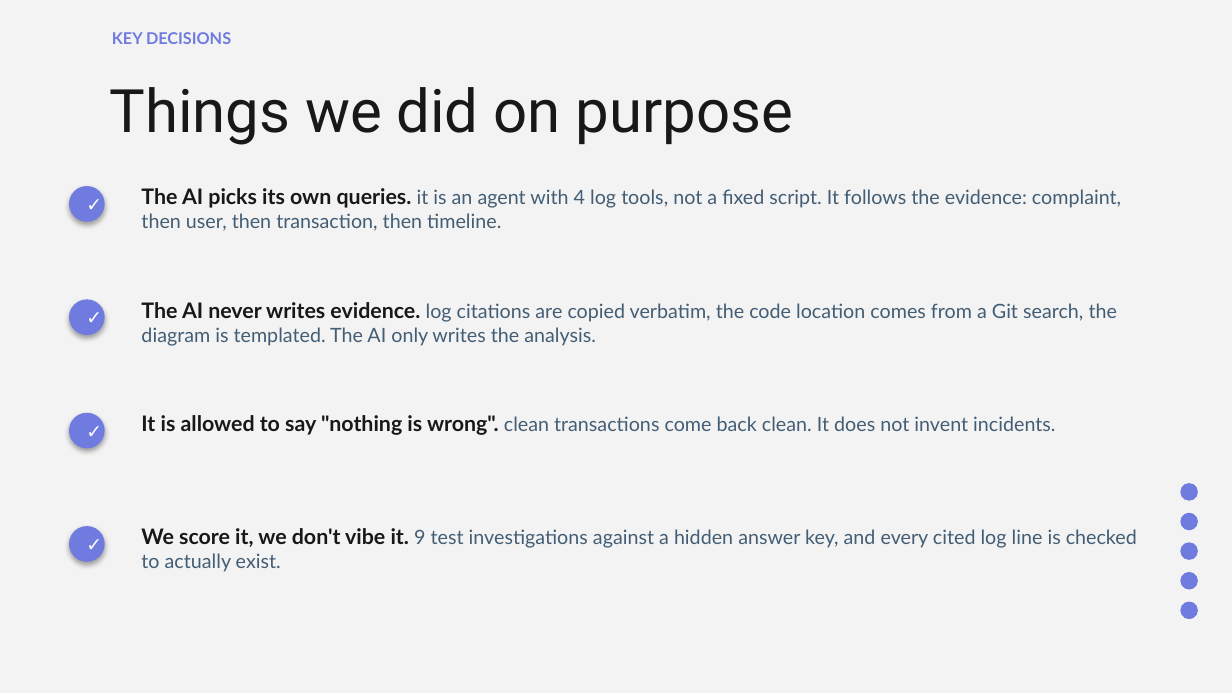
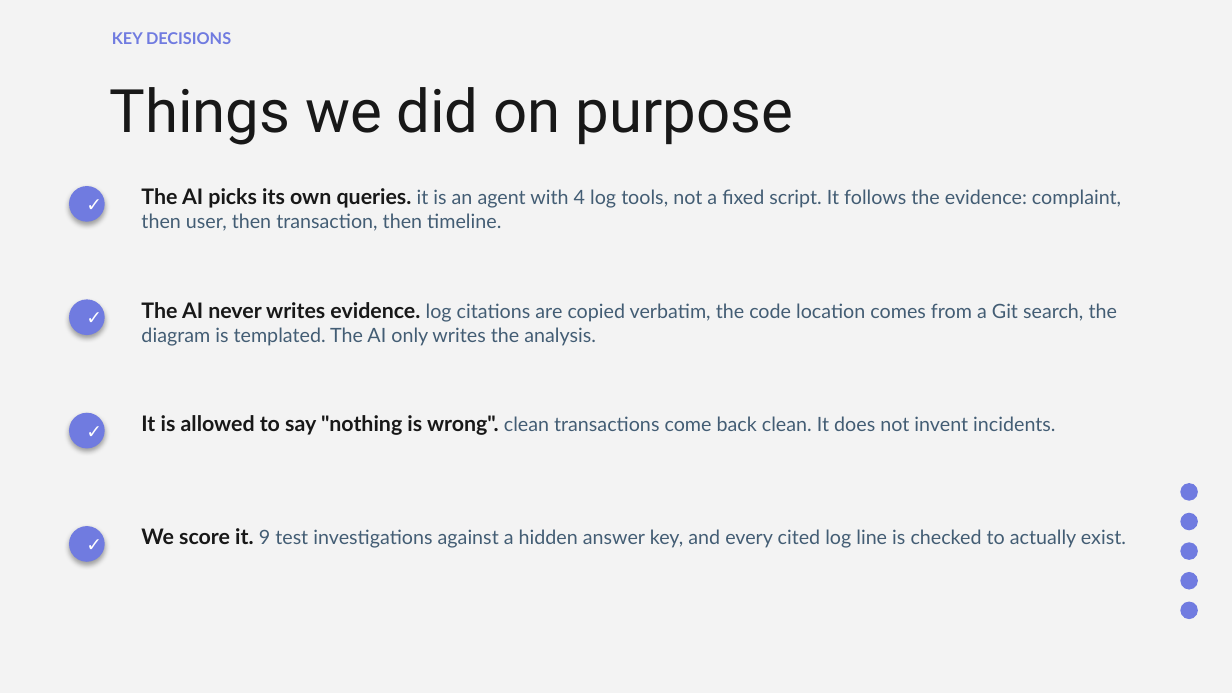
Before and after one commit to aadityaincode/Sherlog, a slide deck: slide 8 of sherlog-slides.pptx. Drawn at 1232x693 pixels with LibreOffice and Linux fonts; fonts in the diff are those of the drawing. Boxes give left, top, right and bottom in pixels: in the first picture for what was removed or moved away, otherwise in the second. Text is boxed around its words. In the diff, an @@ line names an element or a change of style, - is before the commit and + after.

```diff
--- a/sherlog-slides.pptx
+++ b/sherlog-slides.pptx
@@ text at (141, 528, 1126, 548): text changed @@
-We score it, we don't vibe it. 9 test investigations against a hidden answer key, and every cited log line is checked to actually exist.
+We score it. 9 test investigations against a hidden answer key, and every cited log line is checked to actually exist.
```
Also in this commit, not shown: 2 other slides changed, 1 slide added.
